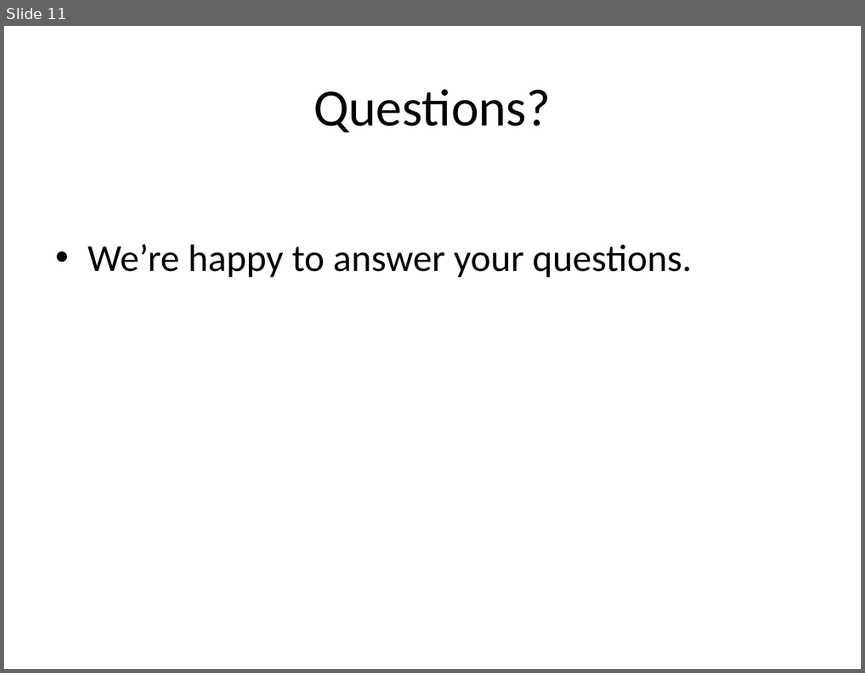
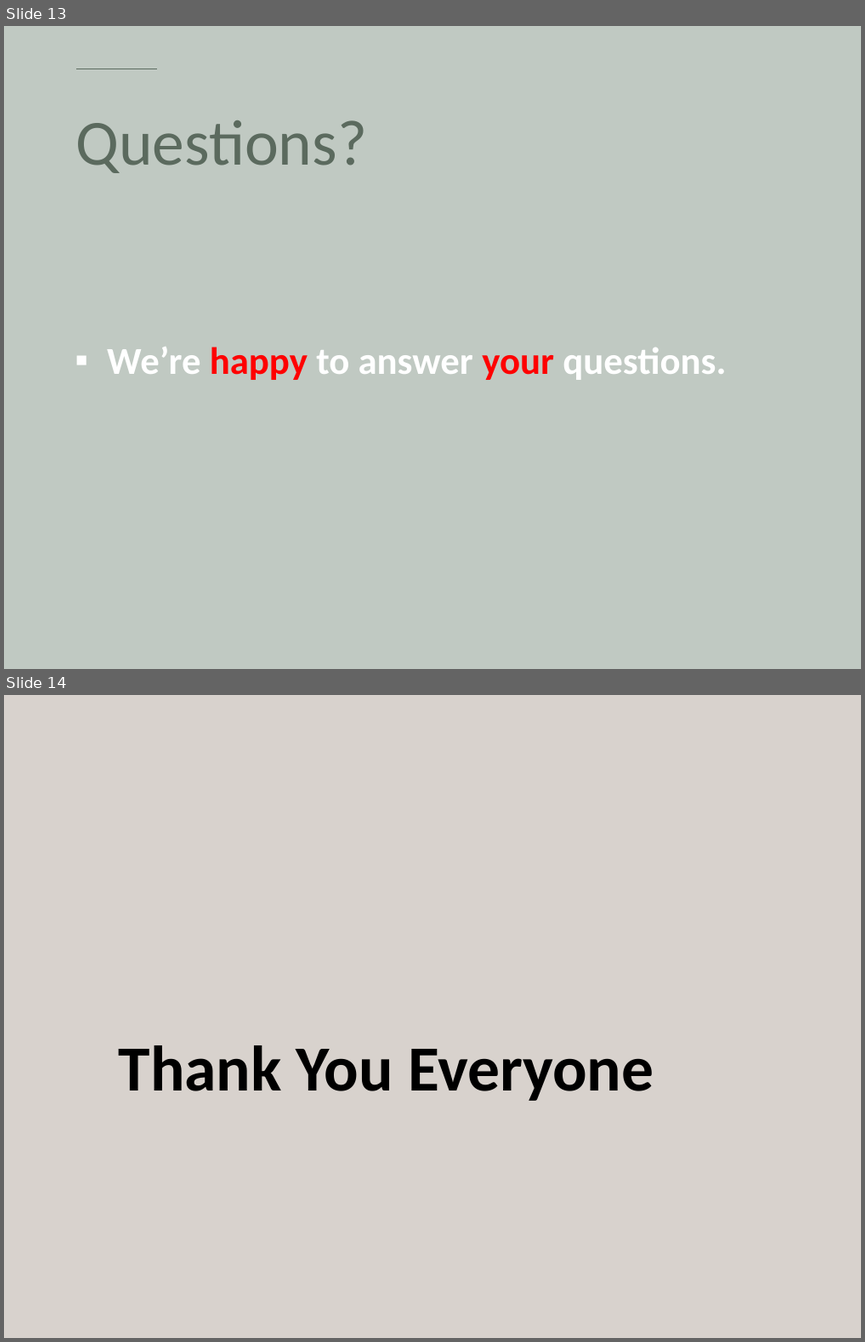
Before and after one commit to humairaaktershanti/instracore, a slide deck: InstaCore_Presentation_DiTech_Squad.pptx. Shown one above the other, each under a label of ours: slide 11 before the commit, slides 13 and 14 after it. The pictures are 865x673 and 865x1342 pixels, drawn with LibreOffice and Linux fonts; fonts in the diff are those of the drawing. Boxes give left, top, right and bottom in pixels: in the first picture for what was removed or moved away, otherwise in the second. Text is boxed around its words. In the diff, an @@ line names an element or a change of style, - is before the commit and + after.

```diff
--- a/InstaCore_Presentation_DiTech_Squad.pptx
+++ b/InstaCore_Presentation_DiTech_Squad.pptx
@@ slide 14 added at bbox=[4, 695, 861, 1338], background #D8D2CD @@
@@ text added at bbox=[119, 1045, 653, 1100], 54 pt, text #000000, bold @@
+Thank You Everyone
@@ what was slide 11 is now slide 13 @@
@@ slide 13 changed as well @@
@@ background #FFFFFF to #C0C9C2 @@
@@ line added from (76, 68) to (156, 68), #5B6A5E 1.25 pt @@
@@ title "Questions?": place and size @@
-title "Questions?" at bbox=[313, 89, 551, 132]
+title "Questions?" at bbox=[75, 120, 367, 173]
@@ title "Questions?" at bbox=[75, 120, 367, 173]: size 44 to 54 pt, text colour #000000 to #5B6A5E; alignment centre to left; line spacing 1 to 0.9 @@
@@ text "We’re happy to answer your ...": place and size @@
-text "We’re happy to answer your ..." at bbox=[87, 244, 692, 278]
+text "We’re happy to answer your ..." at bbox=[107, 346, 726, 380]
@@ text "We’re happy to answer your ..." at bbox=[107, 346, 726, 380]: text colour #000000 to #FFFFFF in "We’re to answer questions."; text colour #000000 to #FF0000 in "happy your"; bold on; bullet • to ▪; line spacing 1 to 2; less space between paragraphs @@
```
Also in this commit, not shown: 7 other slides changed, 5 other slides added, 3 slides removed.
